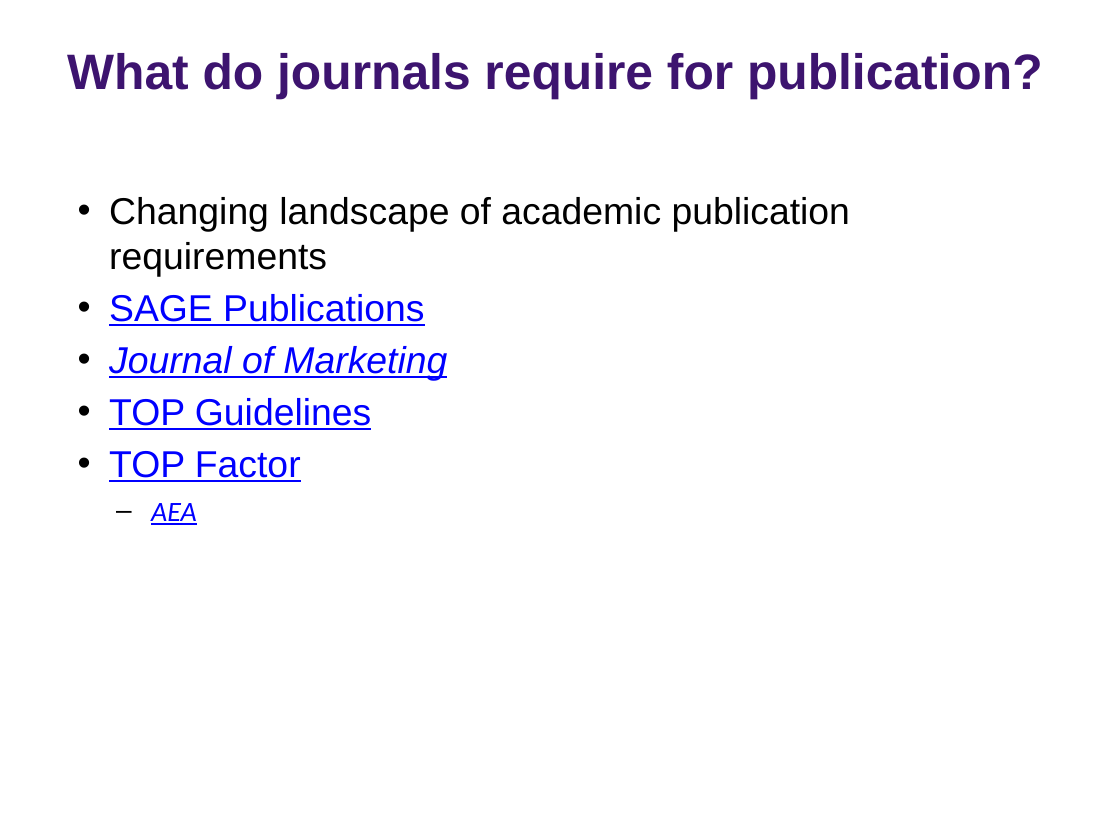
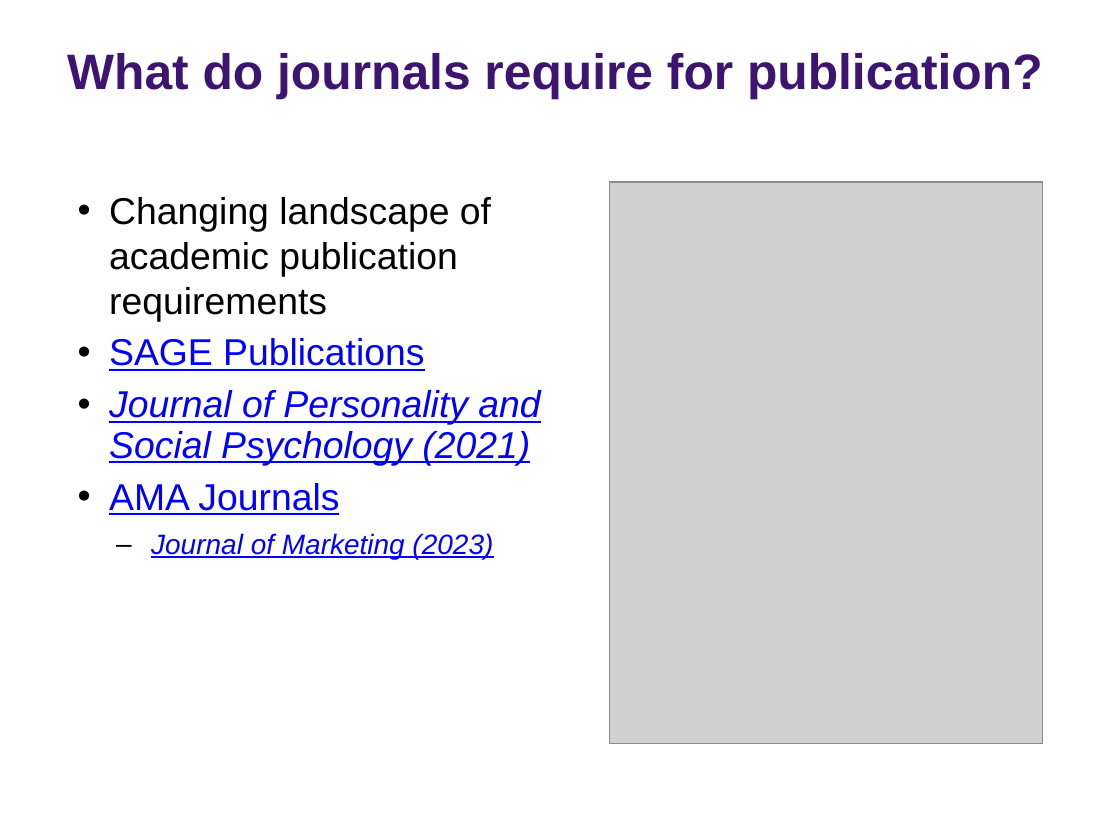
Before and after one commit to rs-kellogg/2023-phd-workshop, a slide deck: slide 5 of session-7-qualtrics/Session 7 - Qualtrics.pptx. Drawn at 1120x840 pixels with LibreOffice and Linux fonts; fonts in the diff are those of the drawing; grey boxes stand for pictures; background and template pictures are left out. Boxes give left, top, right and bottom in pixels: in the first picture for what was removed or moved away, otherwise in the second. Text is boxed around its words. In the diff, an @@ line names an element or a change of style, - is before the commit and + after.

```diff
--- a/session-7-qualtrics/Session 7 - Qualtrics.pptx
+++ b/session-7-qualtrics/Session 7 - Qualtrics.pptx
@@ picture added at [609, 183, 1043, 745] @@
@@ text at [109, 390, 540, 559]: text changed; italic on @@
-• Journal of Marketing
-• TOP Guidelines
-• TOP Factor
-  – AEA
+• Journal of Personality and Social Psychology (2021)
+• AMA Journals
+  – Journal of Marketing (2023)
```
Also in this commit, not shown: 7 other slides changed, 6 slides added, 3 slides removed.
